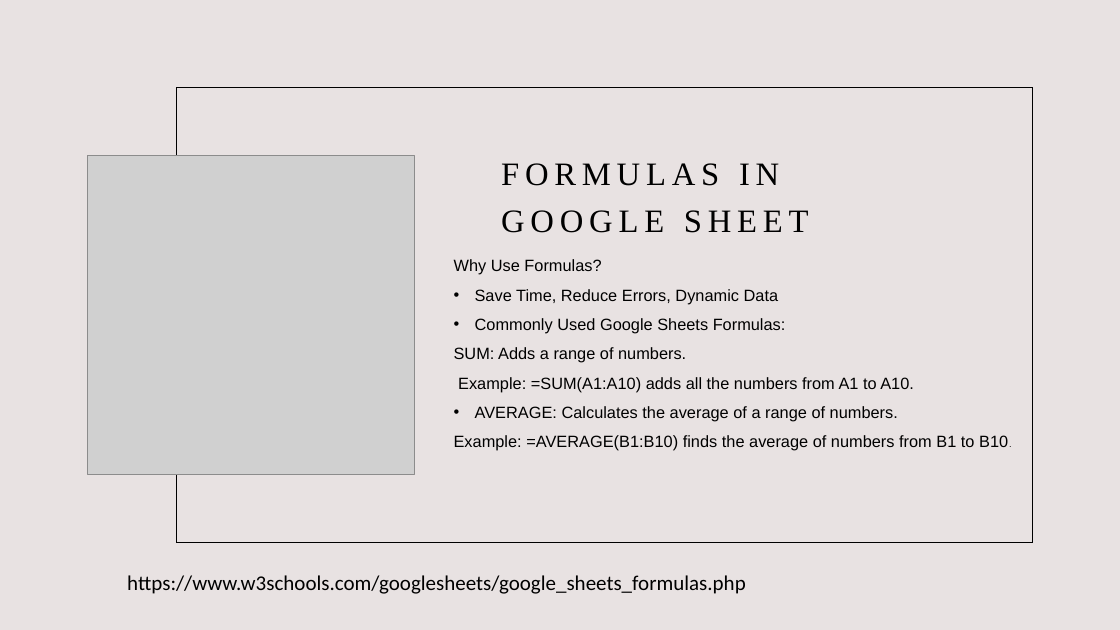
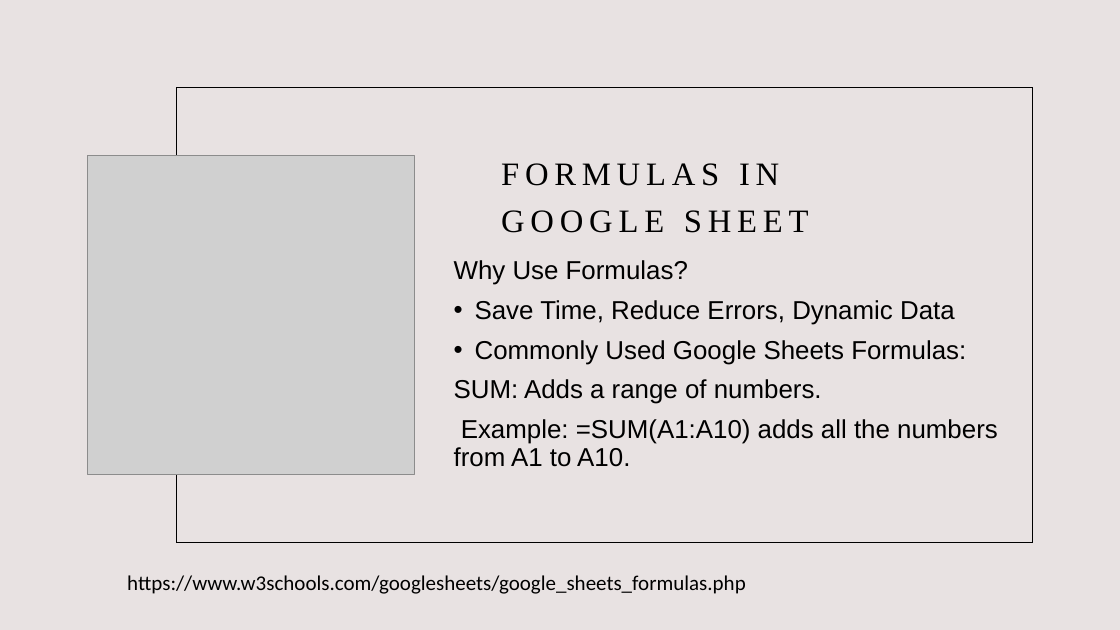
Before and after one commit to nokeeffe2013/Engage-Science-Compsci, a slide deck: slide 7 of Engage_Lesson6/engage_lesson6_energy.pptx. Drawn at 1120x630 pixels with LibreOffice and Linux fonts; fonts in the diff are those of the drawing; grey boxes stand for pictures. Boxes give left, top, right and bottom in pixels: in the first picture for what was removed or moved away, otherwise in the second. Text is boxed around its words. In the diff, an @@ line names an element or a change of style, - is before the commit and + after.

```diff
--- a/Engage_Lesson6/engage_lesson6_energy.pptx
+++ b/Engage_Lesson6/engage_lesson6_energy.pptx
@@ text "Why Use Formulas?" at bbox=[454, 260, 998, 467]: size 14 to 22.2 pt @@
@@ text at bbox=[454, 406, 1008, 451]: paragraphs removed @@
-• AVERAGE: Calculates the average of a range of numbers.
-Example: =AVERAGE(B1:B10) finds the average of numbers from B1 to B10.
```
Also in this commit, not shown: 11 other slides changed, 1 slide added, 1 slide removed, 11 other files.
